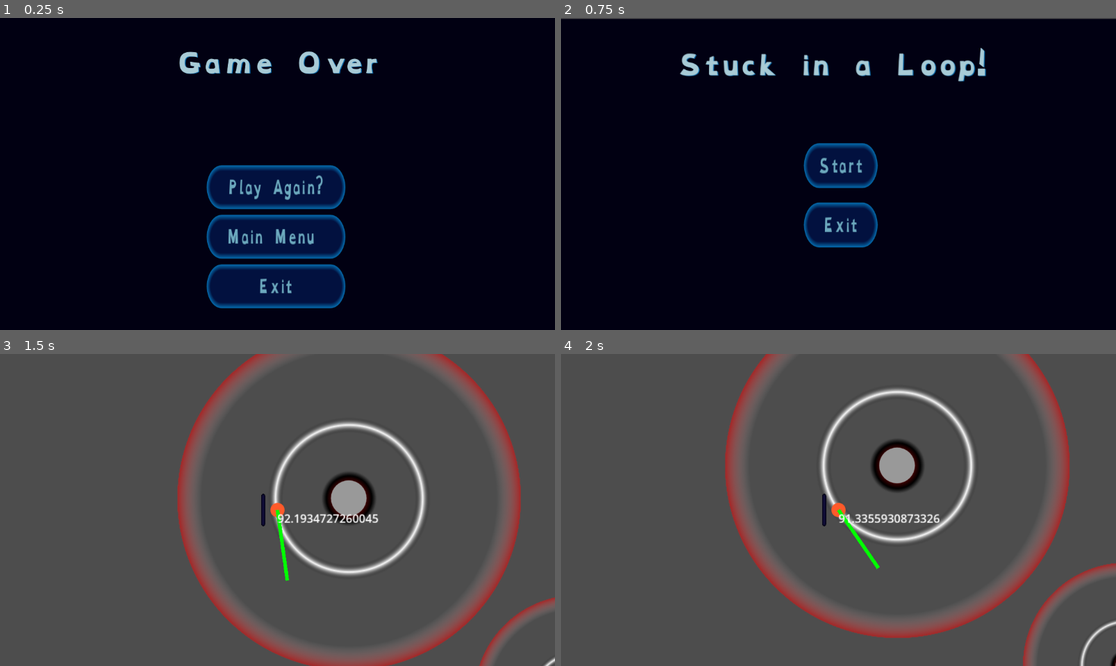
Above: before the commit, frames 1-4 (two rows, left to right).
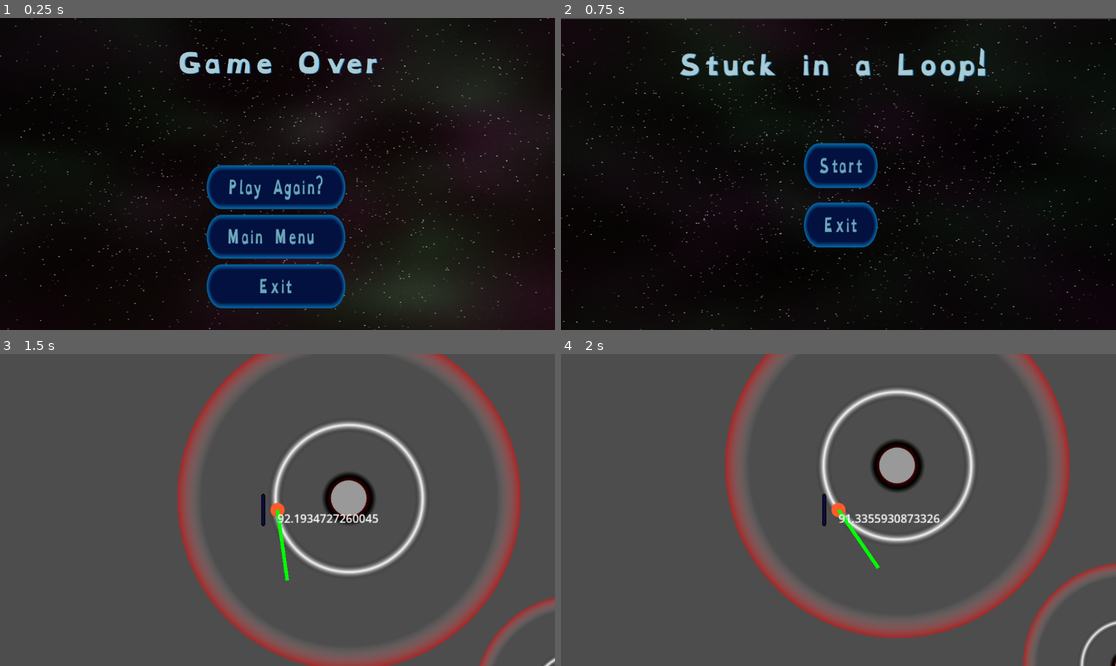
Above: after the commit, the same moments.

Repository: CrankGameDev/StuckInALoopGameJam
Game: Godot game, scene res://UI/game_over.tscn
Two runs of this game, one before a commit and one after it. Both use one fixed random seed, a clock stepped at 60 frames per second and the inputs below. This scene is started directly instead of the project's main scene.
Inputs:
- Up to frame 1 (0.25 s): no input
- Up to frame 2 (0.75 s): click "Main Menu" at 0.5 s
- Up to frame 3 (1.5 s): click "Start" at 1.25 s
- Up to frame 4 (2 s): no input

The runs differ from the first frame. In frame 1, 24% of the frame differs, in the area x 0-100%, y 0-100%; in frame 2, 1.7%; in frame 3, nothing differs; in frame 4, nothing differs.

Commit message:
added backgrounds
been working on generated space backgrounds, added some to ui

Diff:
--- a/UI/game_over.tscn
+++ b/UI/game_over.tscn
@@ -1,8 +1,9 @@
-[gd_scene load_steps=6 format=3 uid="uid://ew1v4jekbcjl"]
+[gd_scene load_steps=7 format=3 uid="uid://ew1v4jekbcjl"]
 
 [ext_resource type="Script" path="res://UI/game_over.gd" id="1_0krxp"]
 [ext_resource type="Theme" uid="uid://dwywx3serb5i0" path="res://resources/UI/button.tres" id="1_7toej"]
 [ext_resource type="FontFile" uid="uid://dt4mu7ule0ag7" path="res://resources/font/opendyslexic-0.91.12/compiled/OpenDyslexic-Bold.otf" id="2_7w6pr"]
+[ext_resource type="Texture2D" uid="uid://dbm2h6qn84rfp" path="res://resources/space backgrounds/STUCKINLOOP2_top3.png" id="2_dop2y"]
 [ext_resource type="FontFile" uid="uid://04q657amd8bi" path="res://resources/font/opendyslexic-0.91.12/compiled/OpenDyslexic-Bold.woff" id="3_ujtfe"]
 
 [sub_resource type="Theme" id="Theme_i3yda"]
@@ -32,6 +33,15 @@
 grow_vertical = 2
 scale = Vector2(1.00171, 1)
 color = Color(0.0035565, 4.06103e-08, 0.0706538, 1)
+
+[node name="TextureRect" type="TextureRect" parent="."]
+layout_mode = 1
+anchors_preset = 15
+anchor_right = 1.0
+anchor_bottom = 1.0
+grow_horizontal = 2
+grow_vertical = 2
+texture = ExtResource("2_dop2y")
 
 [node name="VBoxContainer" type="VBoxContainer" parent="."]
 layout_mode = 1
--- a/UI/start_screen.tscn
+++ b/UI/start_screen.tscn
@@ -1,8 +1,9 @@
-[gd_scene load_steps=6 format=3 uid="uid://hu16por2uapg"]
+[gd_scene load_steps=7 format=3 uid="uid://hu16por2uapg"]
 
 [ext_resource type="Theme" uid="uid://dwywx3serb5i0" path="res://resources/UI/button.tres" id="1_2pxaq"]
 [ext_resource type="Script" path="res://UI/main_menu.gd" id="1_yji6k"]
 [ext_resource type="FontFile" uid="uid://dt4mu7ule0ag7" path="res://resources/font/opendyslexic-0.91.12/compiled/OpenDyslexic-Bold.otf" id="2_jtdsg"]
+[ext_resource type="Texture2D" uid="uid://dmqre5fjfjvpu" path="res://resources/space backgrounds/STUCKINLOOP2_back6.png" id="2_xtq2u"]
 [ext_resource type="FontFile" uid="uid://04q657amd8bi" path="res://resources/font/opendyslexic-0.91.12/compiled/OpenDyslexic-Bold.woff" id="4_sw8fg"]
 
 [sub_resource type="Theme" id="Theme_w44k5"]
@@ -35,6 +36,15 @@
 grow_vertical = 2
 scale = Vector2(1.00171, 1)
 color = Color(0.0035565, 4.06103e-08, 0.0706538, 1)
+
+[node name="TextureRect" type="TextureRect" parent="ColorRect"]
+layout_mode = 1
+anchors_preset = 15
+anchor_right = 1.0
+anchor_bottom = 1.0
+grow_horizontal = 2
+grow_vertical = 2
+texture = ExtResource("2_xtq2u")
 
 [node name="VBoxContainer" type="VBoxContainer" parent="."]
 layout_mode = 1
Binary file added: resources/space backgrounds/PURPLEE_back6.png
Not shown, added: resources/space backgrounds/PURPLEE_back6.png.import
Binary file added: resources/space backgrounds/PURPLEE_bottom4.png
Not shown, added: resources/space backgrounds/PURPLEE_bottom4.png.import
Binary file added: resources/space backgrounds/PURPLEE_front5.png
Not shown, added: resources/space backgrounds/PURPLEE_front5.png.import
Binary file added: resources/space backgrounds/PURPLEE_left2.png
Not shown, added: resources/space backgrounds/PURPLEE_left2.png.import
Binary file added: resources/space backgrounds/PURPLEE_right1.png
Not shown, added: resources/space backgrounds/PURPLEE_right1.png.import
Binary file added: resources/space backgrounds/PURPLEE_top3.png
Not shown, added: resources/space backgrounds/PURPLEE_top3.png.import
(and 24 more such lines)
